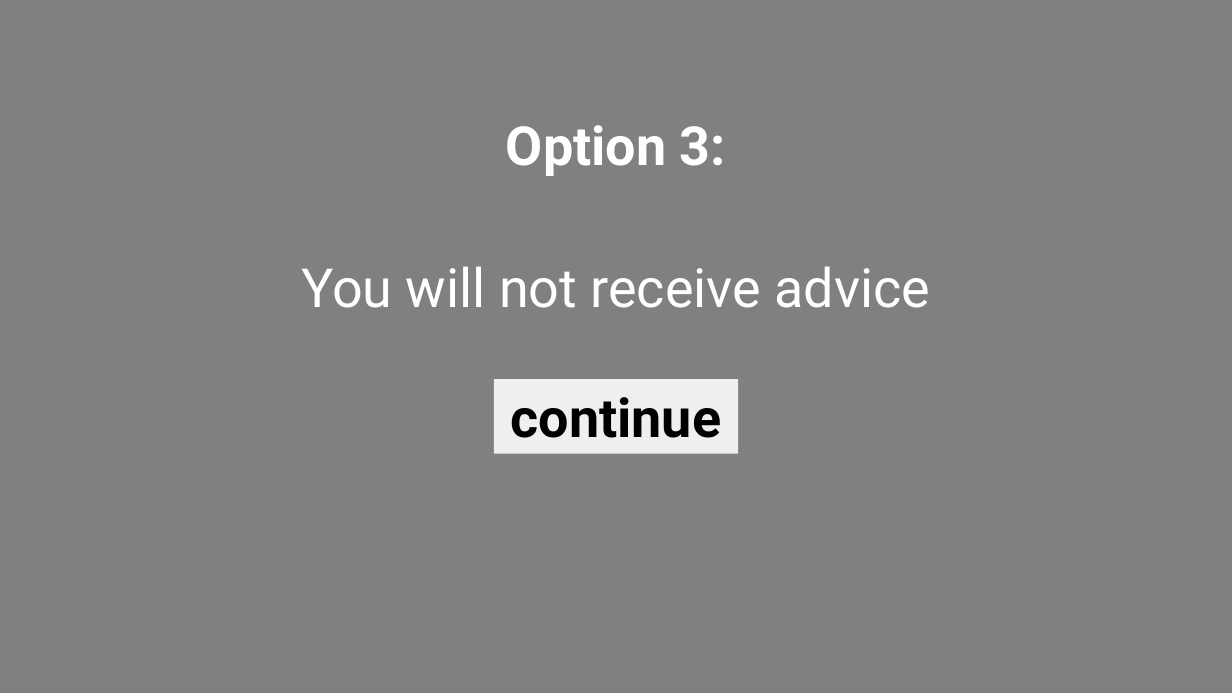
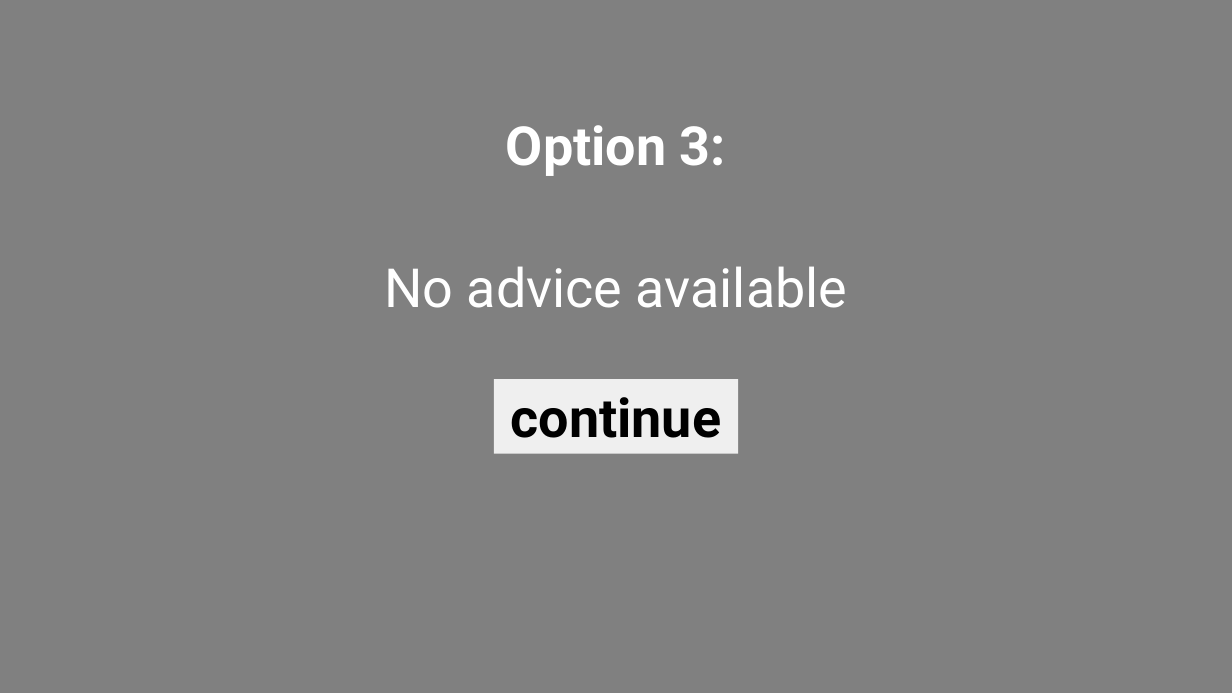
Before and after one commit to Davidson-MJ/js_ArtificialDotsAdvice, a slide deck: slide 15 of instruction-images/expInstructions.pptx. Drawn at 1232x693 pixels with LibreOffice and Linux fonts; fonts in the diff are those of the drawing. Boxes give left, top, right and bottom in pixels: in the first picture for what was removed or moved away, otherwise in the second. Text is boxed around its words. In the diff, an @@ line names an element or a change of style, - is before the commit and + after.

```diff
--- a/instruction-images/expInstructions.pptx
+++ b/instruction-images/expInstructions.pptx
@@ text at (384, 266, 847, 308): text changed @@
-You will not receive advice
+No advice available
```
Also in this commit, not shown: 2 other slides changed, 19 other files.
